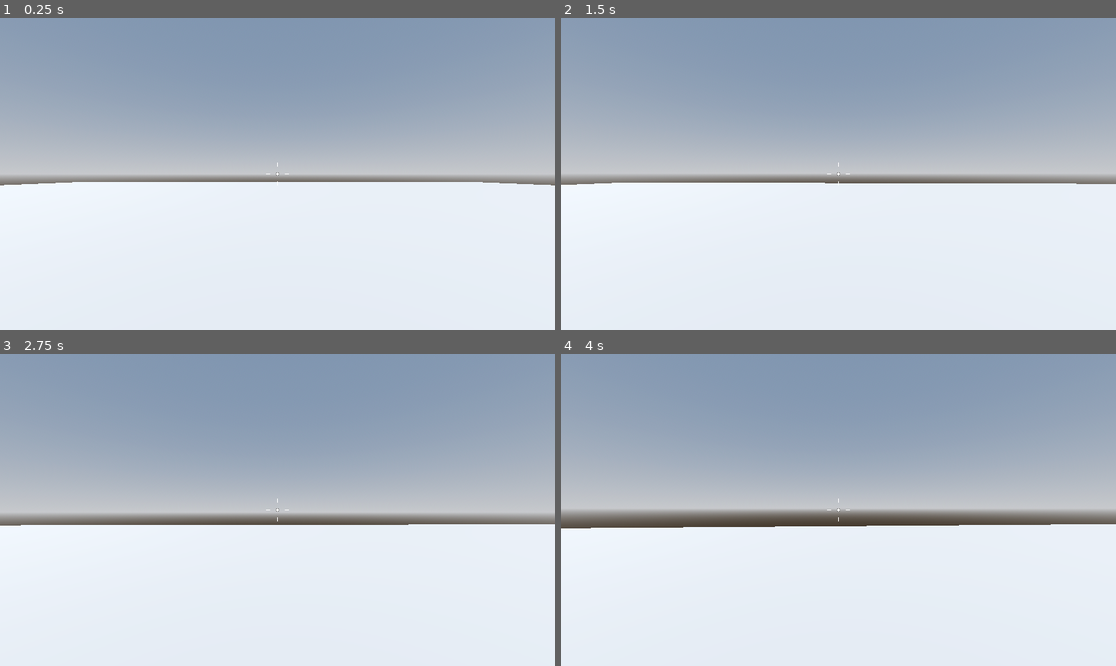
Above: before the commit, frames 1-4 (two rows, left to right).
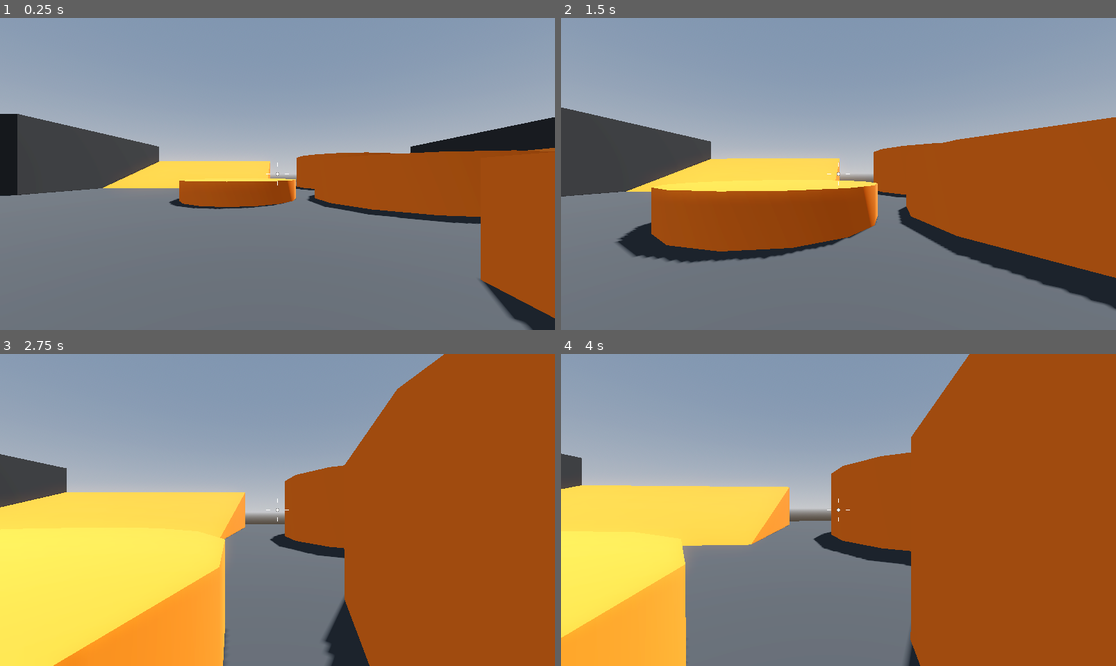
Above: after the commit, the same moments.

Repository: niamh-d/godot-3d-fps
Game: Godot game, scene res://Levels/sandbox.tscn
The game is run twice, just before and just after one commit, with the same random seed, the same clock (stepped at 60 frames per second) and the same inputs.
Inputs (mouse positions are in pixels of both pictures, inside the frame that each line leads up to):
- Up to frame 1 (0.25 s): no input
- Up to frame 2 (1.5 s): tap Enter at 0.5 s; move the mouse to (866, 174) at 0.52 s; hold W (move_forward) from 0.53 s (still down); tap Space (jump) at 0.77 s; move the mouse to (810, 174) at 1.27 s
- Up to frame 3 (2.75 s): keep holding W (move_forward); tap Space (jump) at 1.52 s; move the mouse to (288, 503) at 2.02 s
- Up to frame 4 (4 s): keep holding W (move_forward); move the mouse to (832, 516) at 2.77 s; tap Space (jump) at 3.02, 3.5, 3.77 s; move the mouse to (877, 513) at 3.52 s

The runs differ from the first frame. In frame 1, 60% of the frame differs, in the area x 0-100%, y 30-100%; in frame 2, 61%; in frame 3, 71%; in frame 4, 73%, in the area x 0-100%, y 0-100%.

Commit message:
fleshed out sandbox

Diff:
--- a/Levels/sandbox.tscn
+++ b/Levels/sandbox.tscn
@@ -1,28 +1,26 @@
-[gd_scene load_steps=7 format=3 uid="uid://djvputsthnw0g"]
-
-[ext_resource type="PackedScene" uid="uid://hpri5gdawsdq" path="res://Player/player.tscn" id="1_el0td"]
-[ext_resource type="Material" uid="uid://dxbjp14cp7hmr" path="res://Resources/box_orange.tres" id="2_16obf"]
-
-[sub_resource type="ProceduralSkyMaterial" id="ProceduralSkyMaterial_lciwm"]
+[gd_scene load_steps=7 format=3 uid="uid://b5ialeglb8xea"]
+
+[ext_resource type="Material" uid="uid://crnjq6y0ewktc" path="res://Materials/GrayMaterial.tres" id="1_bsio1"]
+[ext_resource type="PackedScene" uid="uid://hpri5gdawsdq" path="res://Player/player.tscn" id="1_yjku4"]
+[ext_resource type="Material" uid="uid://cu3tmrykbqdo0" path="res://Materials/OrangeMaterial.tres" id="3_djv3r"]
+
+[sub_resource type="ProceduralSkyMaterial" id="ProceduralSkyMaterial_k7jd5"]
 sky_horizon_color = Color(0.64625, 0.65575, 0.67075, 1)
 ground_horizon_color = Color(0.64625, 0.65575, 0.67075, 1)
 
-[sub_resource type="Sky" id="Sky_kl48f"]
-sky_material = SubResource("ProceduralSkyMaterial_lciwm")
-
-[sub_resource type="Environment" id="Environment_fwoic"]
+[sub_resource type="Sky" id="Sky_v7kp1"]
+sky_material = SubResource("ProceduralSkyMaterial_k7jd5")
+
+[sub_resource type="Environment" id="Environment_e0sye"]
 background_mode = 2
-sky = SubResource("Sky_kl48f")
+sky = SubResource("Sky_v7kp1")
 tonemap_mode = 2
 glow_enabled = true
 
-[sub_resource type="StandardMaterial3D" id="StandardMaterial3D_3i1pv"]
-albedo_color = Color(0.544974, 0.544974, 0.544974, 1)
-
-[node name="Sandbox" type="Node3D"]
+[node name="SandBox" type="Node3D"]
 
 [node name="WorldEnvironment" type="WorldEnvironment" parent="."]
-environment = SubResource("Environment_fwoic")
+environment = SubResource("Environment_e0sye")
 
 [node name="DirectionalLight3D" type="DirectionalLight3D" parent="."]
 transform = Transform3D(-0.866025, -0.433013, 0.25, 0, 0.5, 0.866025, -0.5, 0.75, -0.433013, 0, 0, 0)
@@ -32,26 +30,276 @@
 transform = Transform3D(1, 0, 0, 0, 1, 0, 0, 0, 1, 0, -0.5, 0)
 use_collision = true
 size = Vector3(64, 1, 64)
-material = SubResource("StandardMaterial3D_3i1pv")
-
-[node name="Player" parent="." instance=ExtResource("1_el0td")]
+material = ExtResource("1_bsio1")
+
+[node name="Player" parent="." instance=ExtResource("1_yjku4")]
 transform = Transform3D(1, 0, 0, 0, 1, 0, 0, 0, 1, 0, 1, 0)
 
-[node name="PlatformContainer" type="Node3D" parent="."]
-
-[node name="Platform1" type="CSGBox3D" parent="PlatformContainer"]
-transform = Transform3D(1, 0, 0, 0, 1, 0, 0, 0, 1, 2.04679, 0.5, 0)
-use_collision = true
-material = ExtResource("2_16obf")
-
-[node name="Platform2" type="CSGBox3D" parent="PlatformContainer"]
-transform = Transform3D(1, 0, 0, 0, 1, 0, 0, 0, 1, 3.04679, 0.5, 0)
+[node name="LevelObjects" type="Node3D" parent="."]
+
+[node name="Platform" type="CSGBox3D" parent="LevelObjects"]
+transform = Transform3D(1, 0, 0, 0, 1, 0, 0, 0, 1, -14, 0.5, -2)
+use_collision = true
+material = ExtResource("3_djv3r")
+
+[node name="Platform10" type="CSGBox3D" parent="LevelObjects"]
+transform = Transform3D(1, 0, 0, 0, 1, 0, 0, 0, 1, 19, 0.5, -7)
+use_collision = true
+material = ExtResource("3_djv3r")
+
+[node name="Platform11" type="CSGBox3D" parent="LevelObjects"]
+transform = Transform3D(1, 0, 0, 0, 1, 0, 0, 0, 1, 20, 1, -7)
 use_collision = true
 size = Vector3(1, 2, 1)
-material = ExtResource("2_16obf")
-
-[node name="Platform3" type="CSGBox3D" parent="PlatformContainer"]
-transform = Transform3D(1, 0, 0, 0, 1, 0, 0, 0, 1, 3.04679, 0.5, 1)
+material = ExtResource("3_djv3r")
+
+[node name="Platform12" type="CSGBox3D" parent="LevelObjects"]
+transform = Transform3D(1, 0, 0, 0, 1, 0, 0, 0, 1, 22, 1.5, -7)
 use_collision = true
 size = Vector3(1, 3, 1)
-material = ExtResource("2_16obf")
+material = ExtResource("3_djv3r")
+
+[node name="Platform13" type="CSGBox3D" parent="LevelObjects"]
+transform = Transform3D(1, 0, 0, 0, 1, 0, 0, 0, 1, 24, 2, -7)
+use_collision = true
+size = Vector3(1, 4, 1)
+material = ExtResource("3_djv3r")
+
+[node name="Platform14" type="CSGBox3D" parent="LevelObjects"]
+transform = Transform3D(1, 0, 0, 0, 1, 0, 0, 0, 1, 19, 0.5, 9)
+use_collision = true
+material = ExtResource("3_djv3r")
+
+[node name="Platform15" type="CSGBox3D" parent="LevelObjects"]
+transform = Transform3D(1, 0, 0, 0, 1, 0, 0, 0, 1, 20, 1, 9)
+use_collision = true
+size = Vector3(1, 2, 1)
+material = ExtResource("3_djv3r")
+
+[node name="Platform16" type="CSGBox3D" parent="LevelObjects"]
+transform = Transform3D(1, 0, 0, 0, 1, 0, 0, 0, 1, 22, 1.5, 9)
+use_collision = true
+size = Vector3(1, 3, 1)
+material = ExtResource("3_djv3r")
+
+[node name="Platform17" type="CSGBox3D" parent="LevelObjects"]
+transform = Transform3D(1, 0, 0, 0, 1, 0, 0, 0, 1, 24, 2, 9)
+use_collision = true
+size = Vector3(1, 4, 1)
+material = ExtResource("3_djv3r")
+
+[node name="Platform18" type="CSGBox3D" parent="LevelObjects"]
+transform = Transform3D(2.98023e-08, 0, 1, 0, 1, 0, -1, 0, 2.98023e-08, 17.25, 0.5, 24.25)
+use_collision = true
+material = ExtResource("3_djv3r")
+
+[node name="Platform19" type="CSGBox3D" parent="LevelObjects"]
+transform = Transform3D(2.98023e-08, 0, 1, 0, 1, 0, -1, 0, 2.98023e-08, 17.25, 1, 23.25)
+use_collision = true
+size = Vector3(1, 2, 1)
+material = ExtResource("3_djv3r")
+
+[node name="Platform20" type="CSGBox3D" parent="LevelObjects"]
+transform = Transform3D(2.98023e-08, 0, 1, 0, 1, 0, -1, 0, 2.98023e-08, 17.25, 1.5, 21.25)
+use_collision = true
+size = Vector3(1, 3, 1)
+material = ExtResource("3_djv3r")
+
+[node name="Platform21" type="CSGBox3D" parent="LevelObjects"]
+transform = Transform3D(2.98023e-08, 0, 1, 0, 1, 0, -1, 0, 2.98023e-08, 17.25, 2, 19.25)
+use_collision = true
+size = Vector3(1, 4, 1)
+material = ExtResource("3_djv3r")
+
+[node name="Platform5" type="CSGBox3D" parent="LevelObjects"]
+transform = Transform3D(1, 0, 0, 0, 1, 0, 0, 0, 1, -24, 5.2, -9.5)
+use_collision = true
+size = Vector3(2, 0.5, 4)
+material = ExtResource("3_djv3r")
+
+[node name="Platform22" type="CSGBox3D" parent="LevelObjects"]
+transform = Transform3D(-4.37114e-08, 0, 1, 0, 1, 0, -1, 0, -4.37114e-08, -10, 5.2, 24)
+use_collision = true
+size = Vector3(5, 0.5, 20)
+material = ExtResource("3_djv3r")
+
+[node name="Platform23" type="CSGBox3D" parent="LevelObjects"]
+transform = Transform3D(-4.37114e-08, 0, 1, 0, 1, 0, -1, 0, -4.37114e-08, 10, 5.2, 24)
+use_collision = true
+size = Vector3(5, 0.5, 20)
+material = ExtResource("3_djv3r")
+
+[node name="Platform6" type="CSGBox3D" parent="LevelObjects"]
+transform = Transform3D(1, 0, 0, 0, 1, 0, 0, 0, 1, -24, 5.6, 10.5)
+use_collision = true
+size = Vector3(2, 0.5, 4)
+material = ExtResource("3_djv3r")
+
+[node name="Platform7" type="CSGBox3D" parent="LevelObjects"]
+transform = Transform3D(1, 0, 0, 0, 1, 0, 0, 0, 1, -19, 5.6, 10.5)
+use_collision = true
+size = Vector3(2, 0.5, 4)
+material = ExtResource("3_djv3r")
+
+[node name="Platform8" type="CSGBox3D" parent="LevelObjects"]
+transform = Transform3D(1, 0, 0, 0, 1, 0, 0, 0, 1, 20.2, 5.6, 10.5)
+use_collision = true
+size = Vector3(2, 0.5, 4)
+material = ExtResource("3_djv3r")
+
+[node name="Platform9" type="CSGBox3D" parent="LevelObjects"]
+transform = Transform3D(1, 0, 0, 0, 1, 0, 0, 0, 1, 26.2, 5.6, -9.5)
+use_collision = true
+size = Vector3(2, 0.5, 4)
+material = ExtResource("3_djv3r")
+
+[node name="UnreachablePlatform" type="CSGBox3D" parent="LevelObjects"]
+transform = Transform3D(1, 0, 0, 0, 1, 0, 0, 0, 1, 3, 0.75, -2)
+use_collision = true
+size = Vector3(1, 1.5, 1)
+material = ExtResource("3_djv3r")
+
+[node name="Platform2" type="CSGBox3D" parent="LevelObjects"]
+transform = Transform3D(1, 0, 0, 0, 1, 0, 0, 0, 1, -14, 1, -3)
+use_collision = true
+size = Vector3(1, 2, 1)
+material = ExtResource("3_djv3r")
+
+[node name="Platform4" type="CSGBox3D" parent="LevelObjects"]
+transform = Transform3D(1, 0, 0, 0, 1, 0, 0, 0, 1, -15, 2, -4)
+use_collision = true
+size = Vector3(1, 4, 1)
+material = ExtResource("3_djv3r")
+
+[node name="Platform3" type="CSGBox3D" parent="LevelObjects"]
+transform = Transform3D(1, 0, 0, 0, 1, 0, 0, 0, 1, -15, 1.5, -2.5)
+use_collision = true
+size = Vector3(1, 3, 2)
+material = ExtResource("3_djv3r")
+
+[node name="Building" type="CSGBox3D" parent="LevelObjects"]
+transform = Transform3D(1, 0, 0, 0, 1, 0, 0, 0, 1, -21, 2.5, -20)
+use_collision = true
+size = Vector3(10, 5, 15)
+material = ExtResource("1_bsio1")
+
+[node name="LargeFlatArea" type="CSGBox3D" parent="LevelObjects"]
+transform = Transform3D(1, 0, 0, 0, 1, 0, 0, 0, 1, 0, 0.5, 18)
+use_collision = true
+size = Vector3(20, 1, 20)
+material = ExtResource("1_bsio1")
+
+[node name="Building2" type="CSGBox3D" parent="LevelObjects"]
+transform = Transform3D(1, 0, 0, 0, 1, 0, 0, 0, 1, -21, 2.5, 1)
+use_collision = true
+size = Vector3(10, 5, 15)
+material = ExtResource("1_bsio1")
+
+[node name="Building3" type="CSGBox3D" parent="LevelObjects"]
+transform = Transform3D(1, 0, 0, 0, 1, 0, 0, 0, 1, -21, 2.5, 20)
+use_collision = true
+size = Vector3(10, 5, 15)
+material = ExtResource("1_bsio1")
+
+[node name="Building4" type="CSGBox3D" parent="LevelObjects"]
+transform = Transform3D(1, 0, 0, 0, 1, 0, 0, 0, 1, 23, 2.5, -20)
+use_collision = true
+size = Vector3(10, 5, 15)
+material = ExtResource("1_bsio1")
+
+[node name="Building5" type="CSGBox3D" parent="LevelObjects"]
+transform = Transform3D(1, 0, 0, 0, 1, 0, 0, 0, 1, 23, 2.5, 1)
+use_collision = true
+size = Vector3(10, 5, 15)
+material = ExtResource("1_bsio1")
+
+[node name="Building6" type="CSGBox3D" parent="LevelObjects"]
+transform = Transform3D(1, 0, 0, 0, 1, 0, 0, 0, 1, 23, 2.5, 20)
+use_collision = true
+size = Vector3(10, 5, 15)
+material = ExtResource("1_bsio1")
+
+[node name="Slope" type="CSGPolygon3D" parent="LevelObjects"]
+transform = Transform3D(3, 0, 0, 0, 3, 0, 0, 0, 3, 15, 0, -12.5)
+use_collision = true
+polygon = PackedVector2Array(0, 0, 1, 1, 1, 0)
+depth = 5.0
+material = ExtResource("3_djv3r")
+
+[node name="Slope2" type="CSGPolygon3D" parent="LevelObjects"]
+transform = Transform3D(-1.31134e-07, 0, 3, 0, 3, 0, -3, 0, -1.31134e-07, -1, 0, -18.5)
+use_collision = true
+polygon = PackedVector2Array(0, 0, 3, 1, 3, 0)
+depth = 5.0
+material = ExtResource("3_djv3r")
+
+[node name="CSGCylinder3D" type="CSGCylinder3D" parent="LevelObjects"]
+transform = Transform3D(1, 0, 0, 0, 1, 0, 0, 0, 1, 7, 1, -11)
+use_collision = true
+radius = 5.0
+sides = 16
+material = ExtResource("3_djv3r")
+
+[node name="CSGCylinder3D3" type="CSGCylinder3D" parent="LevelObjects"]
+transform = Transform3D(1, 0, 0, 0, 1, 0, 0, 0, 1, -2, 0.5, -11)
+use_collision = true
+radius = 3.0
+height = 1.0
+sides = 16
+material = ExtResource("3_djv3r")
+
+[node name="CSGCylinder3D4" type="CSGCylinder3D" parent="LevelObjects"]
+transform = Transform3D(1, 0, 0, 0, 1, 0, 0, 0, 1, 9, 0.5, -5)
+use_collision = true
+radius = 3.0
+height = 1.0
+sides = 16
+material = ExtResource("3_djv3r")
+
+[node name="CSGCylinder3D5" type="CSGCylinder3D" parent="LevelObjects"]
+transform = Transform3D(1, 0, 0, 0, 1, 0, 0, 0, 1, -4, 1.5, 18)
+use_collision = true
+radius = 3.0
+height = 1.0
+sides = 16
+material = ExtResource("3_djv3r")
+
+[node name="CSGCylinder3D6" type="CSGCylinder3D" parent="LevelObjects"]
+transform = Transform3D(1, 0, 0, 0, 1, 0, 0, 0, 1, 4, 1.5, 15)
+use_collision = true
+radius = 3.0
+height = 1.0
+sides = 16
+material = ExtResource("3_djv3r")
+
+[node name="CSGCylinder3D7" type="CSGCylinder3D" parent="LevelObjects"]
+transform = Transform3D(1, 0, 0, 0, 1, 0, 0, 0, 1, -9, 2.5, 15)
+use_collision = true
+radius = 3.0
+height = 1.0
+sides = 16
+material = ExtResource("3_djv3r")
+
+[node name="CSGCylinder3D8" type="CSGCylinder3D" parent="LevelObjects"]
+transform = Transform3D(1, 0, 0, 0, 1, 0, 0, 0, 1, -13, 3.5, 17)
+use_collision = true
+radius = 2.0
+height = 1.0
+sides = 16
+material = ExtResource("3_djv3r")
+
+[node name="CSGCylinder3D9" type="CSGCylinder3D" parent="LevelObjects"]
+transform = Transform3D(1, 0, 0, 0, 1, 0, 0, 0, 1, -15, 4.5, 18)
+use_collision = true
+radius = 1.0
+height = 1.0
+sides = 16
+material = ExtResource("3_djv3r")
+
+[node name="CSGCylinder3D2" type="CSGCylinder3D" parent="LevelObjects"]
+transform = Transform3D(1, 0, 0, 0, 1, 0, 0, 0, 1, 7, 1.5, -21)
+use_collision = true
+radius = 5.0
+height = 3.0
+sides = 16
+material = ExtResource("3_djv3r")
--- /dev/null
+++ b/Materials/GrayMaterial.tres
@@ -0,0 +1,4 @@
+[gd_resource type="StandardMaterial3D" format=3 uid="uid://crnjq6y0ewktc"]
+
+[resource]
+albedo_color = Color(0.196078, 0.196078, 0.196078, 1)
--- /dev/null
+++ b/Materials/OrangeMaterial.tres
@@ -0,0 +1,4 @@
+[gd_resource type="StandardMaterial3D" format=3 uid="uid://cu3tmrykbqdo0"]
+
+[resource]
+albedo_color = Color(1, 0.470588, 0.0784314, 1)
--- a/Resources/box_orange.tres
+++ /dev/null
@@ -1,4 +0,0 @@
-[gd_resource type="StandardMaterial3D" format=3 uid="uid://dxbjp14cp7hmr"]
-
-[resource]
-albedo_color = Color(0.831477, 0.595643, 0.21914, 1)
Not shown, added: .DS_Store
Not shown, added: Levels/.DS_Store
